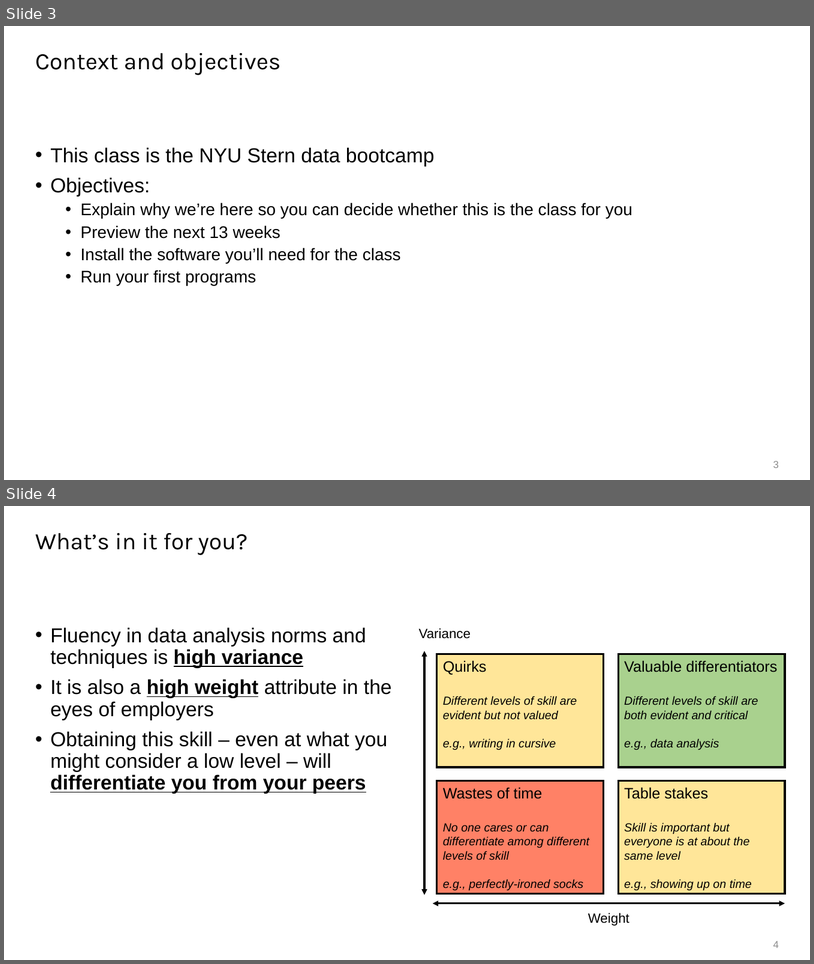
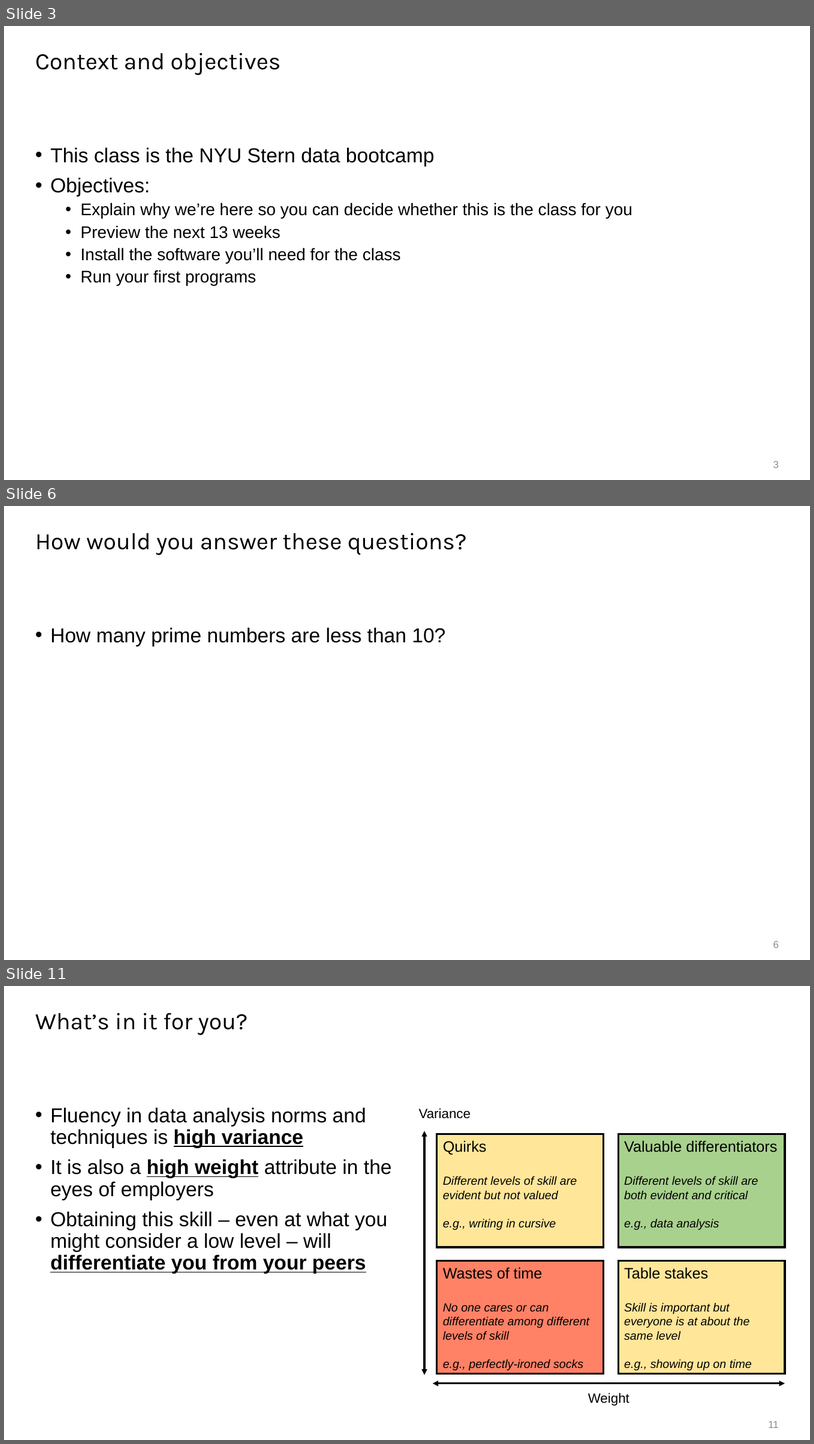
Before and after one commit to tobypenk/data-bootcamp, a slide deck: week 1/Session 1.pptx. Shown one above the other, each under a label of ours: slides 3 and 4 before the commit, slides 3, 6 and 11 after it; the slides between them are not shown. The pictures are 814x964 and 814x1444 pixels, drawn with LibreOffice and Linux fonts; fonts in the diff are those of the drawing. Boxes give left, top, right and bottom in pixels: in the first picture for what was removed or moved away, otherwise in the second. Text is boxed around its words. In the diff, an @@ line names an element or a change of style, - is before the commit and + after.

```diff
--- a/week 1/Session 1.pptx
+++ b/week 1/Session 1.pptx
@@ slide 6 added at box(4, 506, 810, 960), background #FFFFFF @@
@@ title added at box(35, 533, 467, 555), 28 pt, text #000000 @@
+How would you answer these questions?
@@ text added at box(50, 627, 446, 646), 24 pt, text #000000 @@
+• How many prime numbers are less than 10?
@@ page number added at box(774, 940, 779, 948), 12 pt, text #8C8C8C @@
+6
@@ what was slide 4 is now slide 11 @@
@@ page number at box(768, 1420, 779, 1428): text changed @@
-4
+11
```
Also in this commit, not shown: 1 slide changed, 9 other slides added.
